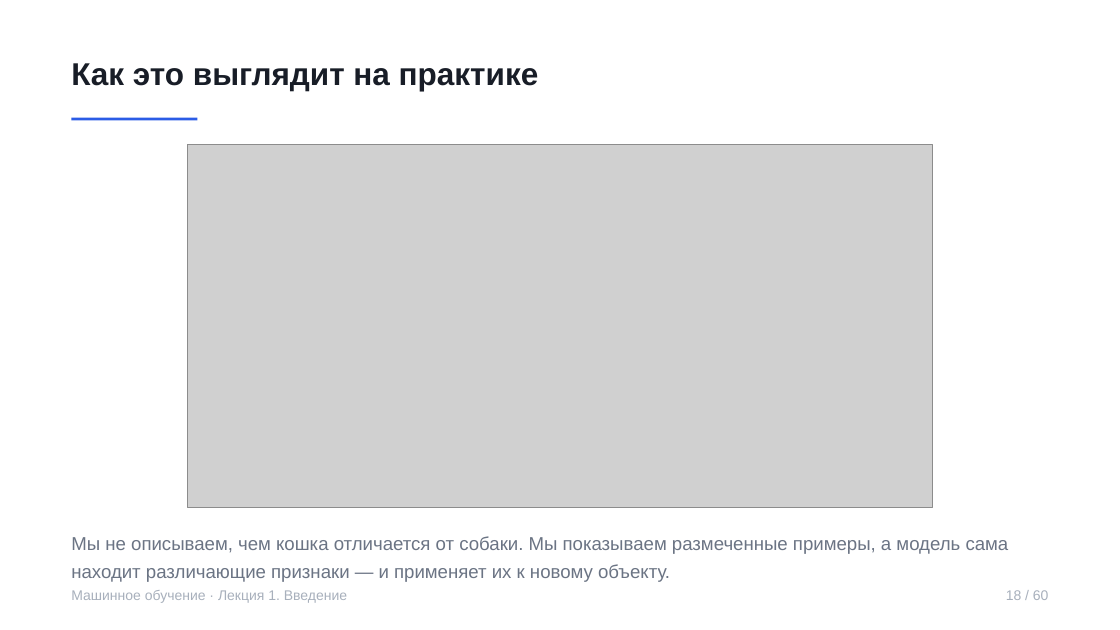
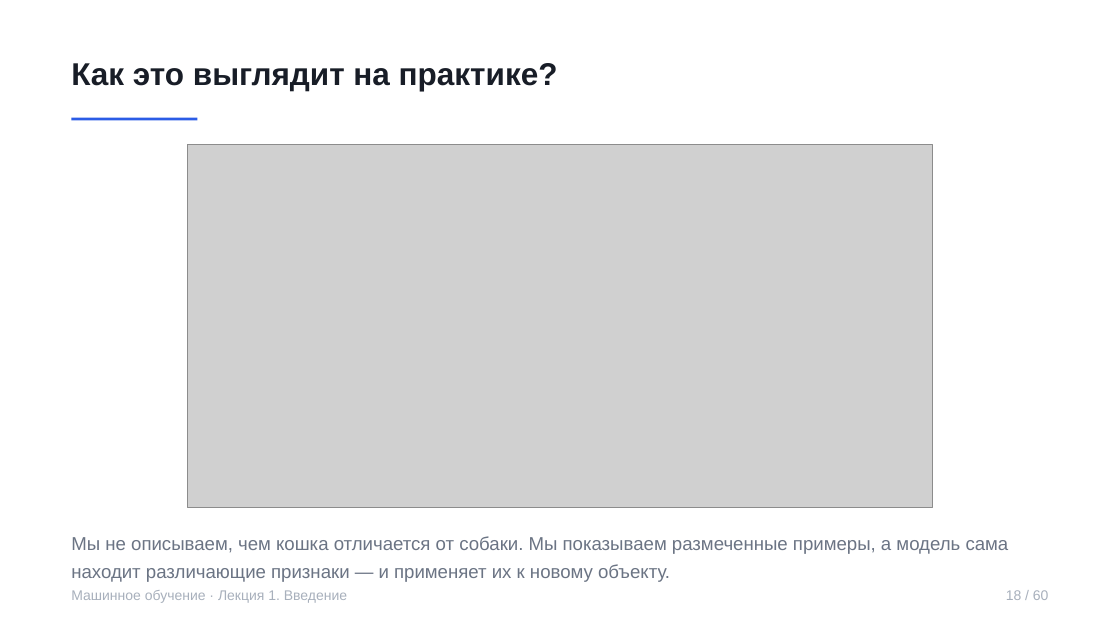
Before and after one commit to rustam-azimov/ml-course-hse, a slide deck: slide 18 of lectures/lecture01.pptx. Drawn at 1120x630 pixels with LibreOffice and Linux fonts; fonts in the diff are those of the drawing; grey boxes stand for pictures. Boxes give left, top, right and bottom in pixels: in the first picture for what was removed or moved away, otherwise in the second. Text is boxed around its words. In the diff, an @@ line names an element or a change of style, - is before the commit and + after.

```diff
--- a/lectures/lecture01.pptx
+++ b/lectures/lecture01.pptx
@@ text at <box>71,63,558,91</box>: text changed @@
-Как это выглядит на практике
+Как это выглядит на практике?
```
Also in this commit, not shown: 13 other slides changed, 2 other files.
